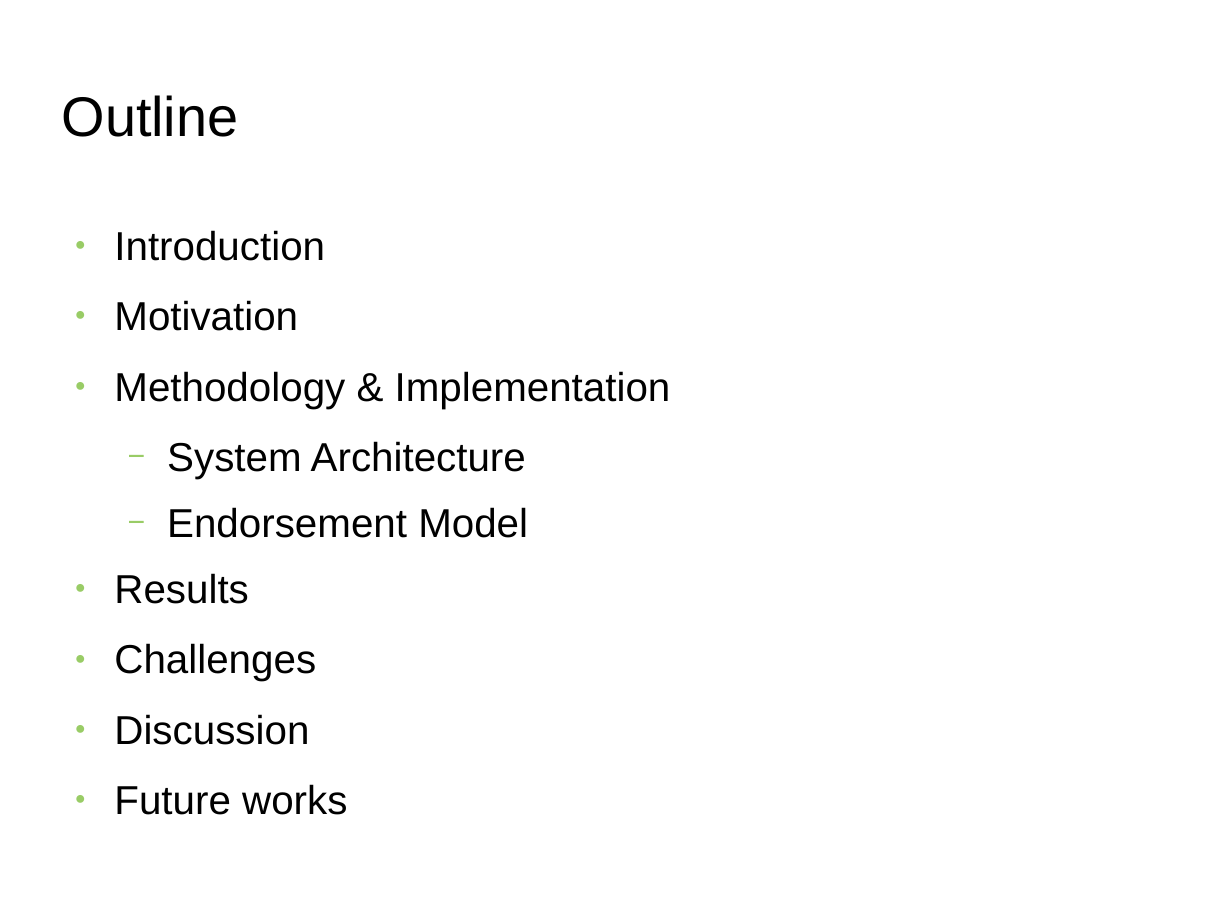
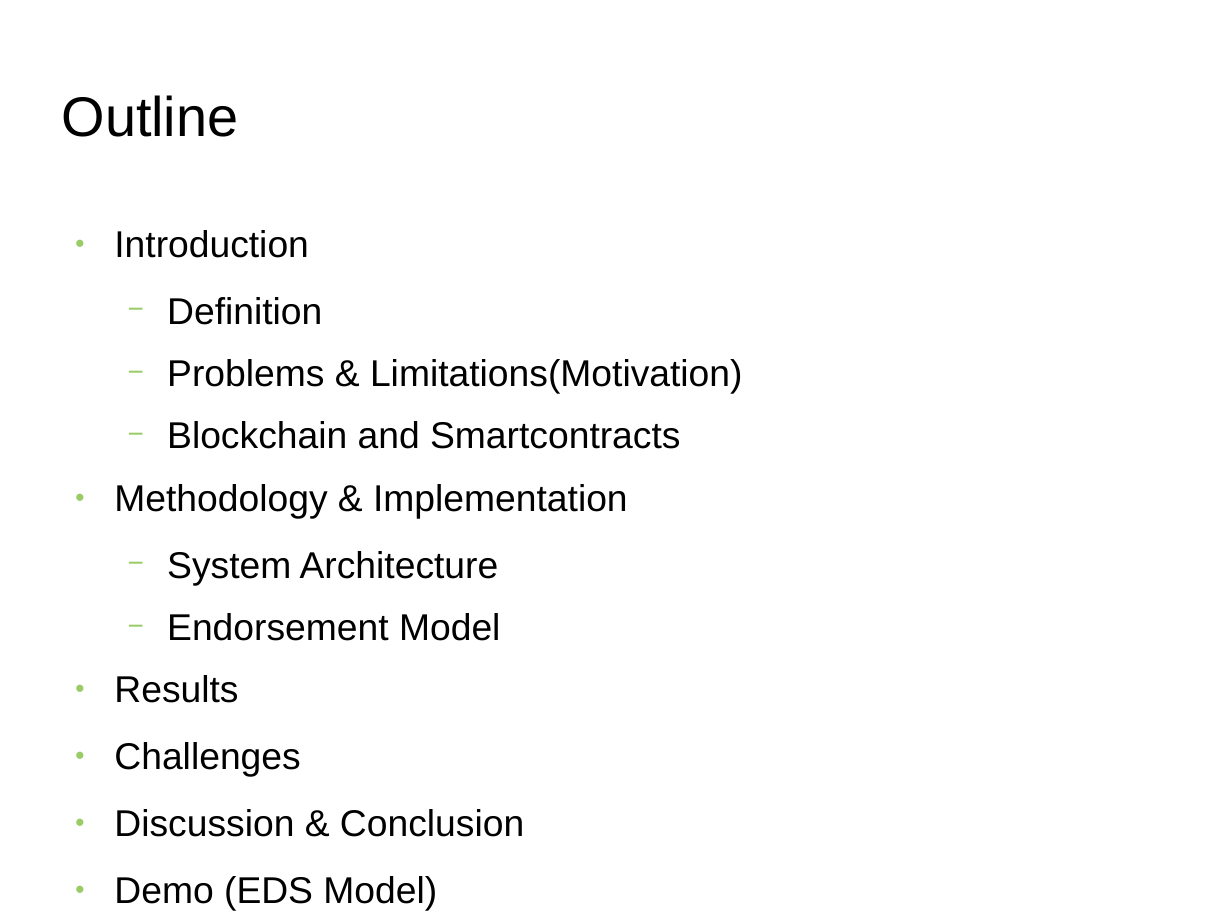
Before and after one commit to s2-t2/blockchain_reputation_system, a slide deck: slide 2 of documents/Presentation/Presentation.odp. Drawn at 1232x924 pixels with LibreOffice and Linux fonts; fonts in the diff are those of the drawing; background and template pictures are left out. Boxes give left, top, right and bottom in pixels: in the first picture for what was removed or moved away, otherwise in the second. Text is boxed around its words. In the diff, an @@ line names an element or a change of style, - is before the commit and + after.

```diff
--- a/documents/Presentation/Presentation.odp
+++ b/documents/Presentation/Presentation.odp
@@ text at (x1=114, y1=230, x2=628, y2=777): size 26 to 24.1 pt in "Introduction", "Methodology & Implementation", "System Architecture", "Endorsement Model" and 2 more places @@
@@ text at (x1=167, y1=297, x2=743, y2=449): text changed; size 26 to 24.1 pt @@
-● Motivation
+  − Definition
+  − Problems & Limitations(Motivation)
+  − Blockchain and Smartcontracts
@@ text at (x1=114, y1=809, x2=524, y2=911): text changed; size 26 to 24.1 pt @@
-● Discussion
-● Future works
+● Discussion & Conclusion
+● Demo (EDS Model)
```
Also in this commit, not shown: 3 other slides changed, 1 slide added, 8 other files.
